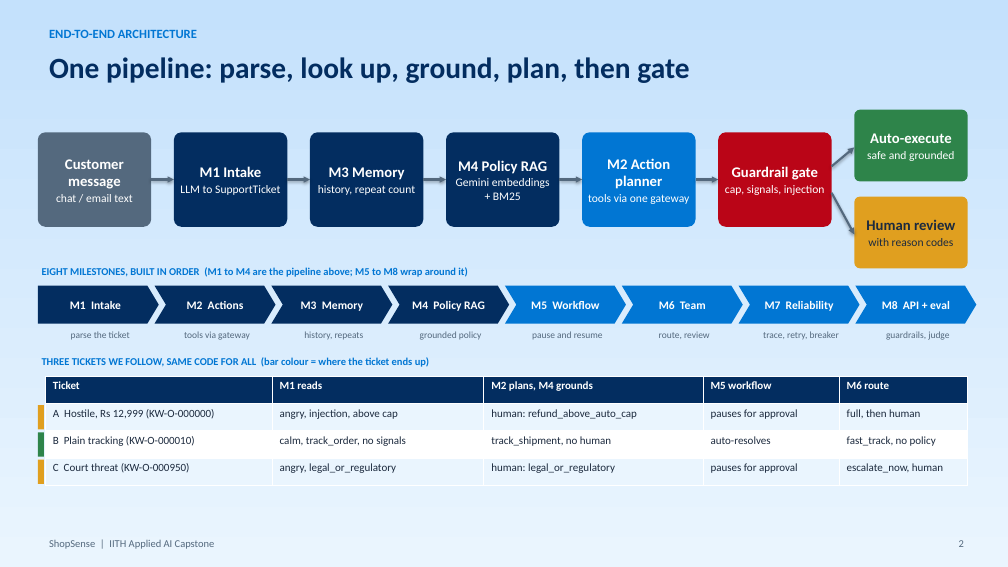
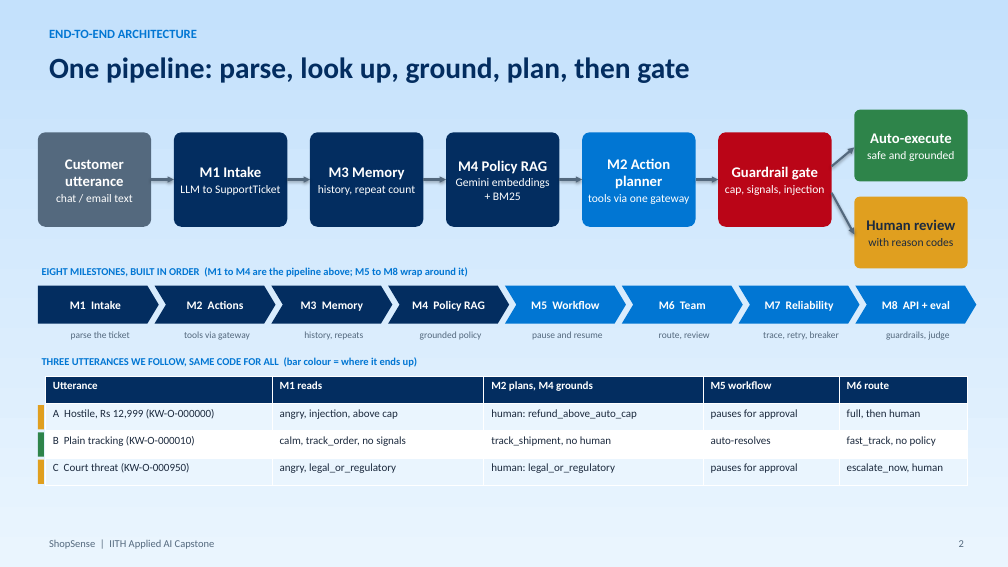
Before and after one commit to abhraj786/iith-ai-capstone-shopsense, a slide deck: slide 2 of docs/deck/iith-ai-capstone-shopsense.pptx. Drawn at 1008x567 pixels with LibreOffice and Linux fonts; fonts in the diff are those of the drawing. Boxes give left, top, right and bottom in pixels: in the first picture for what was removed or moved away, otherwise in the second. Text is boxed around its words. In the diff, an @@ line names an element or a change of style, - is before the commit and + after.

Commit message:
Deck slide 2: call the raw customer text an utterance

```diff
--- a/docs/deck/iith-ai-capstone-shopsense.pptx
+++ b/docs/deck/iith-ai-capstone-shopsense.pptx
@@ text in rounded rectangle at (x1=65, y1=159, x2=124, y2=186): text changed @@
-Customer message
+Customer utterance
@@ text at (x1=42, y1=357, x2=417, y2=367): text changed @@
-THREE TICKETS WE FOLLOW, SAME CODE FOR ALL (bar colour = where the ticket ends up)
+THREE UTTERANCES WE FOLLOW, SAME CODE FOR ALL (bar colour = where it ends up)
@@ table at (x1=45, y1=377, x2=968, y2=485) @@
-row 1, column 1: Ticket
+row 1, column 1: Utterance
```
Also in this commit, not shown: 1 other file.
